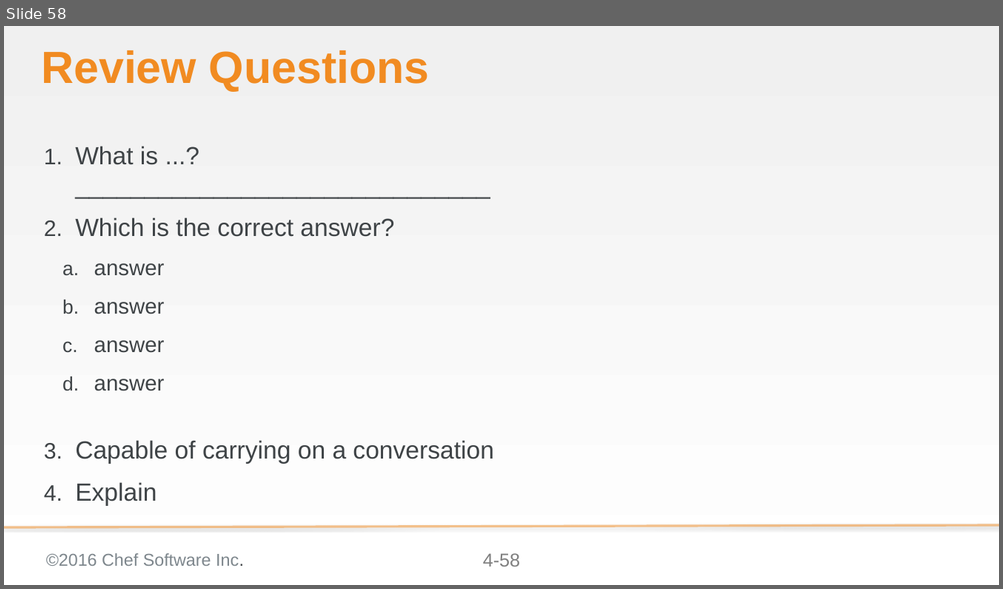
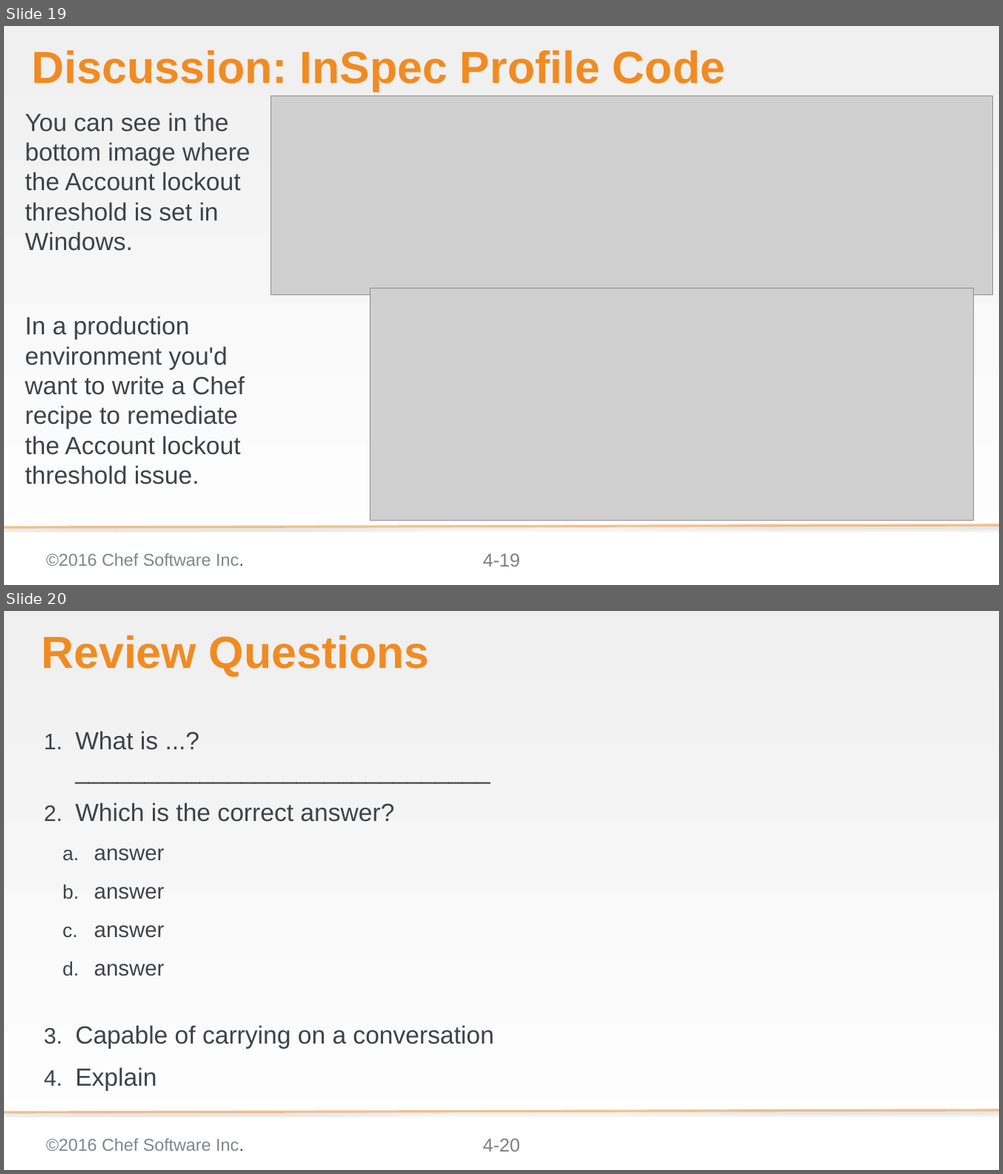
Before and after one commit to bchamby/chef-compliance-installation-configuration-operation, a slide deck: 04-initial-configuration-scans-win.pptx. Shown one above the other, each under a label of ours: slide 58 before the commit, slides 19 and 20 after it. The pictures are 1003x589 and 1003x1174 pixels, drawn with LibreOffice and Linux fonts; fonts in the diff are those of the drawing; grey boxes stand for pictures; background and template pictures are left out. Boxes give left, top, right and bottom in pixels: in the first picture for what was removed or moved away, otherwise in the second. Text is boxed around its words. In the diff, an @@ line names an element or a change of style, - is before the commit and + after.

```diff
--- a/04-initial-configuration-scans-win.pptx
+++ b/04-initial-configuration-scans-win.pptx
@@ slide 19 added at (4,26,999,585), background gradient #F0F0F0 to #FFFFFF; not listed: 3 template elements that a slide beside it also shows @@
@@ title added at (32,50,725,92), 58 pt, text #F18B21, bold @@
+Discussion: InSpec Profile Code
@@ text added at (25,113,250,485), 32 pt, text #3E4346 @@
+You can see in the bottom image where the Account lockout threshold is set in Windows.
+In a production environment you'd want to write a Chef recipe to remediate the Account lockout threshold issue.
@@ picture added at (271,96,992,295) @@
@@ picture added at (370,289,973,521) @@
@@ what was slide 58 is now slide 20 @@
@@ page number at (483,1139,520,1152): text changed @@
-4-58
+4-20
```
Also in this commit, not shown: 16 slides changed, 39 slides removed.
